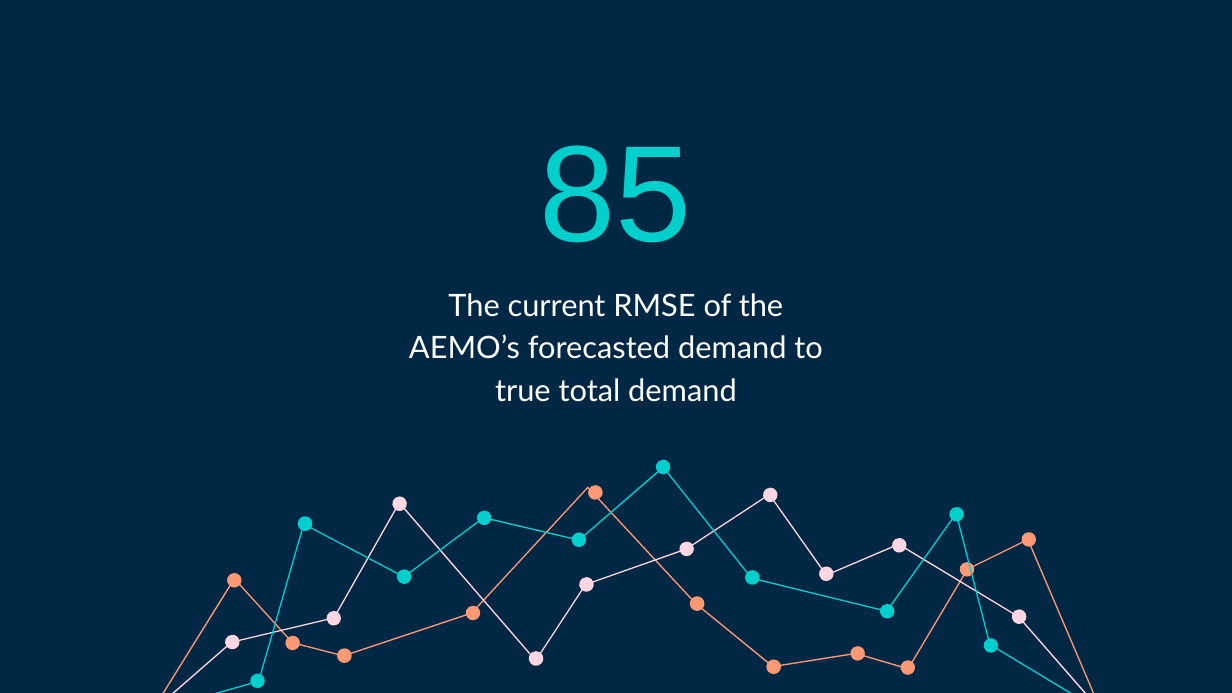
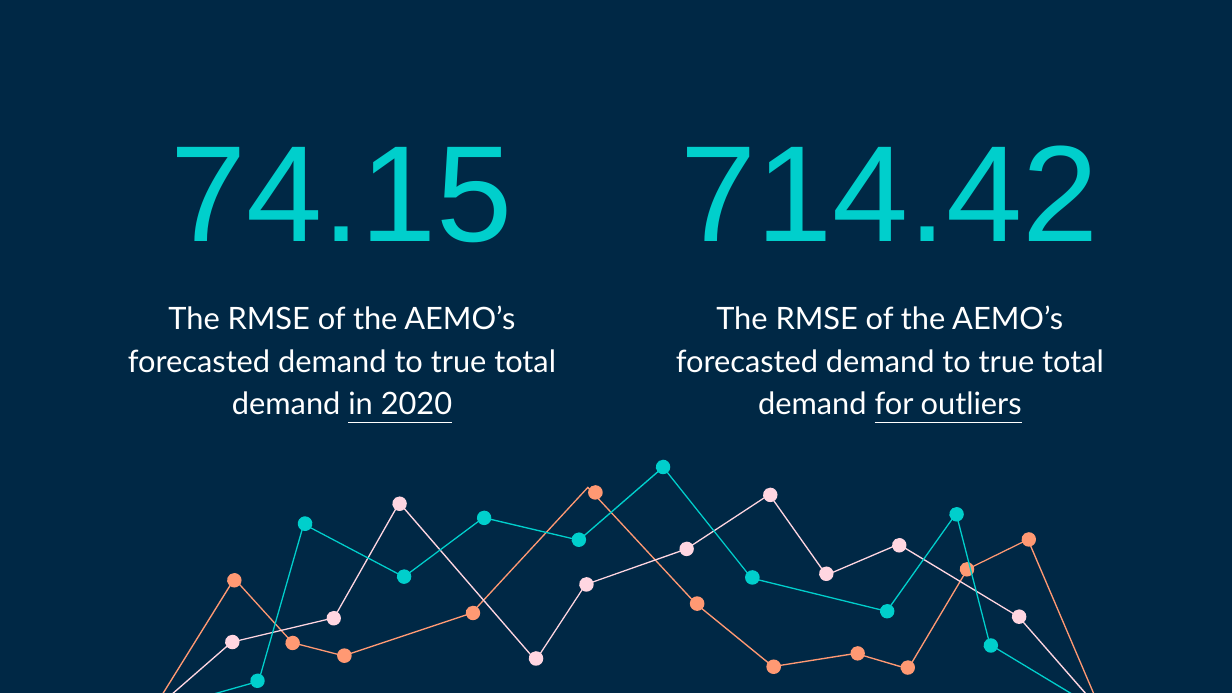
Before and after one commit to Jimbobaus/project, a slide deck: slide 9 of Presentation/draft_slides.pptx (slide 8 before the commit). Drawn at 1232x693 pixels with LibreOffice and Linux fonts; fonts in the diff are those of the drawing. Boxes give left, top, right and bottom in pixels: in the first picture for what was removed or moved away, otherwise in the second. Text is boxed around its words. In the diff, an @@ line names an element or a change of style, - is before the commit and + after.

```diff
--- a/Presentation/draft_slides.pptx
+++ b/Presentation/draft_slides.pptx
@@ title added at (x1=171, y1=147, x2=513, y2=243), 80 pt, text #00CFCC @@
+74.15
@@ title removed at (x1=540, y1=145, x2=692, y2=243) @@
-85
@@ text added at (x1=681, y1=145, x2=1099, y2=241), 80 pt, text #00CFCC @@
+714.42
@@ text at (x1=128, y1=305, x2=556, y2=415): text changed @@
-The current RMSE of the AEMO’s forecasted demand to true total demand
+The RMSE of the AEMO’s forecasted demand to true total demand in 2020
@@ text added at (x1=676, y1=305, x2=1104, y2=415), 18 pt, text #FFFFFF @@
+The RMSE of the AEMO’s forecasted demand to true total demand for outliers
```
Also in this commit, not shown: 10 other slides changed, 12 slides added, 7 slides removed.
